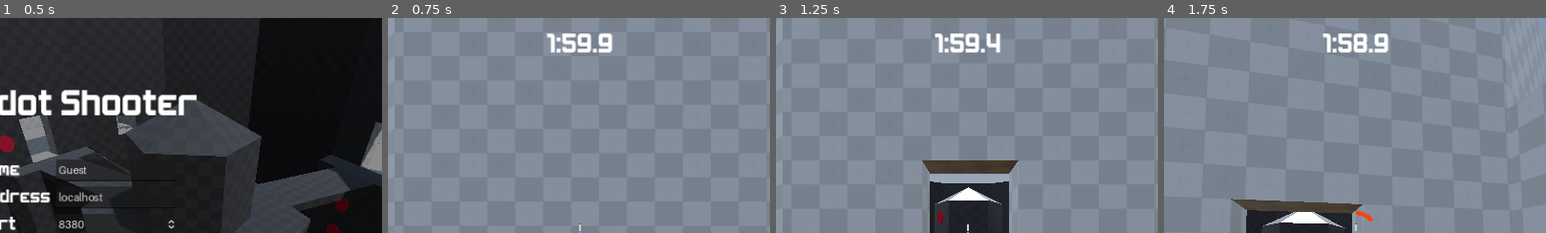
Above: before the commit, frames 1-4 (left to right).
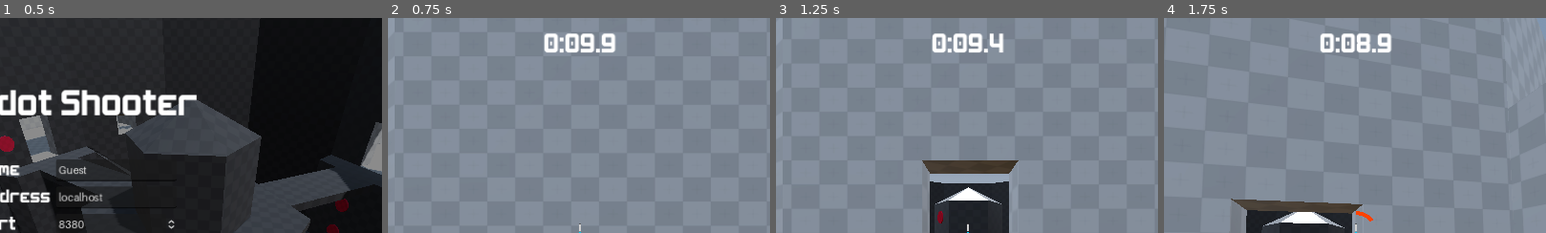
Above: after the commit, the same moments.

Repository: kdreese/godot-3D-shooter-project
Game: Godot game, scene res://src/states/menus/menu.tscn
Same seed, same stepped clock (60 frames per second), same inputs: the game is played once before the commit and once after it.
Inputs (mouse positions are % of the whole screen's width and height, from its top left):
- Up to frame 1 (0.5 s): no input
- Up to frame 2 (0.75 s): click "Free Play" at 0.5 s
- Up to frame 3 (1.25 s): no input
- Up to frame 4 (1.75 s): move the mouse to (55, 50) at 1.27 s; press the mouse at (55, 50) at 1.28 s; hold W (move_forwards) from 1.28 s (still down); tap Space (jump) at 1.52 s
The pictures show only the part of the screen within x 25-75%, y 0-50%; the shares and areas given below are measured in that part.

Frame 1 is identical in both runs. In frame 2, 1.0% of the frame differs, in the area x 40-60%, y 7-16%; in frame 3, 1.1%; in frame 4, 1.1%.

Commit message:
Stay in ending state for a few seconds

Diff:
--- a/src/states/game.gd
+++ b/src/states/game.gd
@@ -45,7 +45,7 @@
 # The current state of the match
 var game_state := GameState.WAITING
 # Countdown timer for match length
-var time_remaining := 120.0
+var time_remaining := 10.0
 
 
 func _ready() -> void:
@@ -92,9 +92,13 @@
 	if game_state == GameState.WAITING:
 		match_timer.text = "Waiting for players..."
 		return
-	power_indicator.value = my_player.get_shot_power()
-	power_indicator.queue_redraw()
-	quiver_display.text = str(my_player.num_arrows)
+	elif game_state == GameState.ENDED:
+		match_timer.text = "Time's up!"
+		return
+	if not Multiplayer.dedicated_server:
+		power_indicator.value = my_player.get_shot_power()
+		power_indicator.queue_redraw()
+		quiver_display.text = str(my_player.num_arrows)
 	if time_remaining > 0:
 		time_remaining -= delta
 		if time_remaining < 0:
@@ -103,13 +107,12 @@
 	else: # time_remaining <= 0
 		if get_multiplayer().is_server():
 			rpc("end_of_match")
-			end_of_match()
 
 
 func player_disconnected(id: int) -> void:
 	remove_peer_player(id)
 	if Multiplayer.player_info.size() == 0:
-		end_of_match()
+		get_tree().change_scene_to_file("res://src/states/menus/menu.tscn")
 
 
 func server_disconnected() -> void:
@@ -366,15 +369,16 @@
 	my_player.num_arrows = amt
 
 
-@rpc("any_peer")
+@rpc("any_peer", "call_local")
 func end_of_match() -> void:
 	if not Multiplayer.dedicated_server:
 		# Stop players from shooting
 		my_player.state = Player.PlayerState.FROZEN
-	# TODO - Display final scores/winner before going back to lobby
-	# Send back to lobby with updated scores
+	# Update scores
 	for id in Multiplayer.player_info.keys():
 		Multiplayer.player_info[id].latest_score = scoreboard.get_score(id)
+	game_state = GameState.ENDED
+	await get_tree().create_timer(3).timeout
 	var error := get_tree().change_scene_to_file("res://src/states/menus/menu.tscn")
 	assert(not error)
 
--- a/src/states/menus/lobby.gd
+++ b/src/states/menus/lobby.gd
@@ -168,7 +168,8 @@
 	update_buttons()
 	update_table()
 	mode_drop_down.text = mode_drop_down.get_popup().get_item_text(Multiplayer.game_mode)
-	server_name.text = Multiplayer.player_info[1].name + "'s Server"
+	if Multiplayer.player_info.has(1):
+		server_name.text = Multiplayer.player_info[1].name + "'s Server"
 	if Multiplayer.is_hosting():
 		back_button.text = "Stop Hosting"
 	else:
--- a/src/states/menus/pause_menu.gd
+++ b/src/states/menus/pause_menu.gd
@@ -37,7 +37,6 @@
 func go_back_to_lobby() -> void:
 	var game := get_tree().get_root().get_node("Game")
 	game.rpc("end_of_match")
-	game.end_of_match()
 
 
 func disconnect_from_server() -> void:
